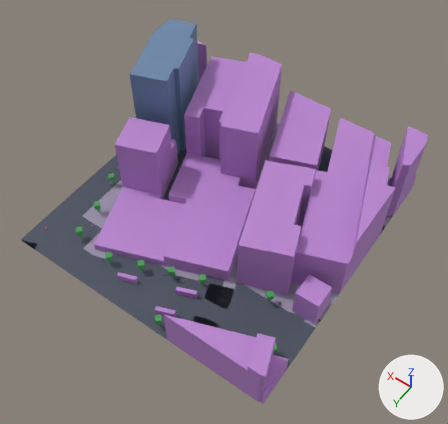
An edit to the glTF model public/maps/melbourne/chunks/4_-18.glb, drawn before and after from the same camera.
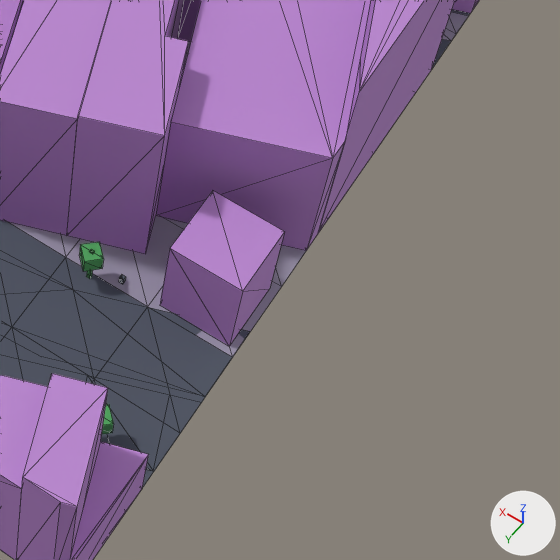
Each version is shown whole from a 50 mm camera at (438.4, 2238.7, 210.5) aimed at (527.1, 2114.6, 15.4), then close up on the part from 54% to 94% of the width and 50% to 93% of the height. The axes (+X, +Y, +Z) are drawn at lower right. The lights are the same throughout. The older version's two pictures come first. The close-ups show mesh edges as thin lines. Where no turn or scale is listed for an object, it has been applied to the vertices. Vertices at exactly the same position are counted once.

The first close-up shows 'compiled-chunk'.
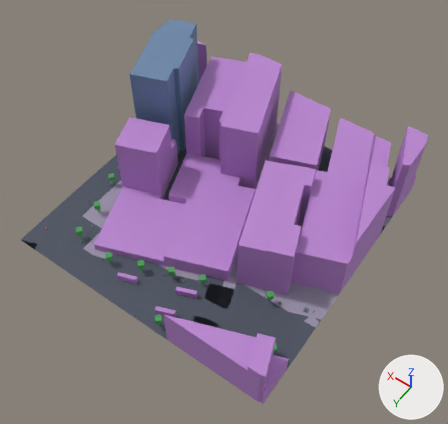
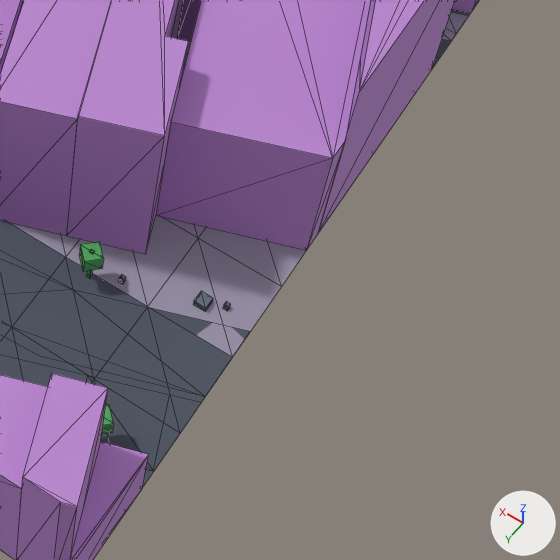
Changed parts and their boxes (x1, y1, x2, y2) in the close-ups (560 x 560 px):
part 1 of me_mesh_0, deleted (purple): before (160, 191, 284, 346)

Edits to the bpy script that builds the scene:
```text
Change me_mesh_0:
    used by ob_compiled_chunk; location = (534.0, 2106.0, 24.0)
    remove me_mesh_0.from_pydata(...)  # 894 vertices, 1319 faces; spans x -60.0..60.0, y -60.0..60.0, z -23.7..23.7
    add me_mesh_0.from_pydata(...)  # 886 vertices, 1307 faces; spans x -60.0..60.0, y -60.0..60.0, z -23.7..23.7
    me_mesh_0 part 1: the loose piece of 8 vertices spanning x -58.9..-49.1, y 13.1..22.9, z -23.7..-10.2 is deleted
    other edits to the shape of me_mesh_0 do not show in these pictures
```
